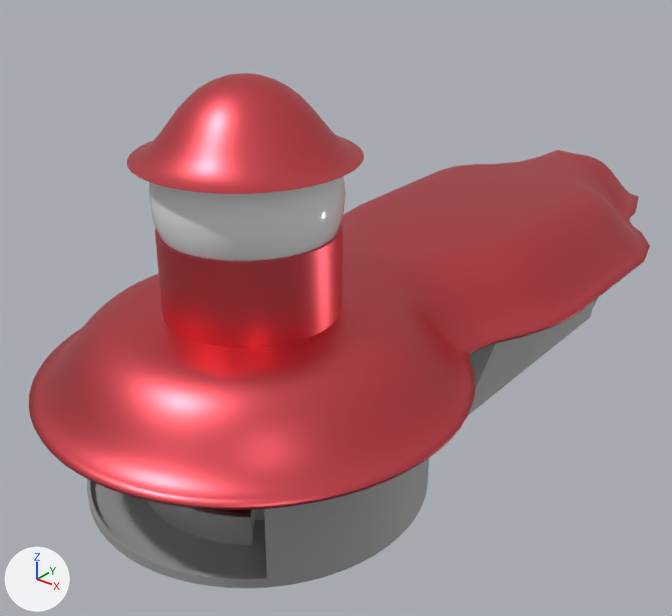
What one commit did to the Blender file Assets/Models/Spaceship.blend.
One viewpoint serves both versions: a 50 mm lens placed at (16.5, -16.9, 16.9), pointed at (-1.3, 5.3, 3.1). Lighting does not change. The marker at lower left points along +X, +Y and +Z.

The older version as bpy lines, for what is in view:
```python
ob_beziercircle = bpy.data.objects.new('BezierCircle', me_beziercircle)
ob_beziercircle.location = (0.0, 0.0, 10.64)
ob_controlpanel = bpy.data.objects.new('ControlPanel', me_circle_005)
ob_controlpanel.location = (0.0, 0.0, 0.0)
ob_crowsnesttunnel = bpy.data.objects.new('CrowsNestTunnel', me_circle_004)
ob_crowsnesttunnel.location = (0.0, 0.0, 0.0)
ob_roofprototype_001 = bpy.data.objects.new('RoofPrototype.001', me_outerwalls_004)
ob_roofprototype_001.location = (0.0, 0.0, 0.66)
ob_sphere = bpy.data.objects.new('Sphere', me_sphere)
ob_sphere.location = (0.0, 0.0, 4.45)
# also in view: 'WorkshopWalls' at (0.0, 13.6, 1.8); 'OuterWalls' at (0.0, 0.4, 1.6)
```
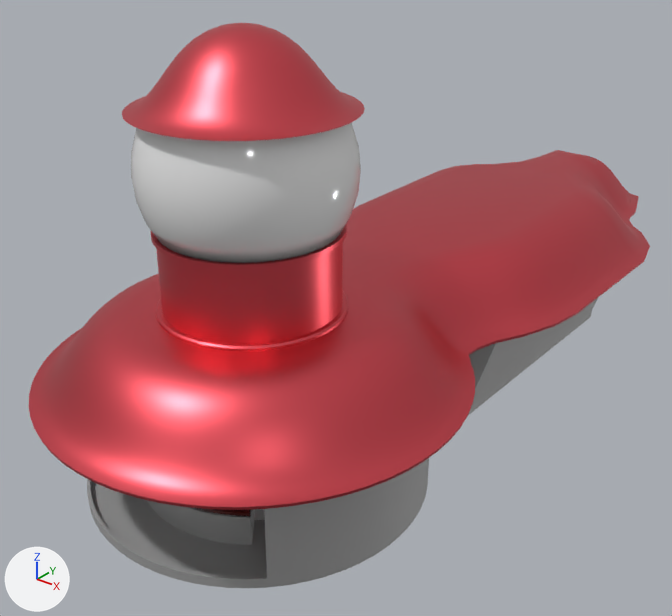
What the commit changed:
me_circle_004 is used by ob_crowsnesttunnel; location (0.0, 0.0, 0.0).
me_circle_004 had 256 vertices, 256 faces and spanned x -2.5..2.5, y -2.5..2.5, z 3.6..7.93.
me_circle_004 now has 768 vertices, 768 faces and spans x -2.66..2.66, y -2.66..2.66, z 3.6..7.93.
me_circle_004 part 1: 512 vertices added at x -2.66..2.66, y -2.66..2.66, z 5.47..7.93.
me_outerwalls_004 is used by ob_roofprototype_001; location (0.0, 0.0, 0.66).
me_outerwalls_004 had 1677 vertices, 1552 faces and spanned x -6.3..6.3, y -6.3..22.5, z 2.8..4.9.
me_outerwalls_004 now has 3482 vertices, 3299 faces and spans x -6.3..6.3, y -6.3..22.5, z 2.7..4.9.
me_outerwalls_004 part 2: 1805 vertices added at x -6.3..6.3, y -6.3..22.5, z 2.7..4.9.
Object 'RoofPrototype.001' (ob_roofprototype_001) loses its SOLIDIFY modifier named 'Solidify'.
Modifier setting removed (it was thickness = 0.1).
Object 'Sphere' (ob_sphere) is rescaled from (1.0, 1.0, 1.0) to (1.15, 1.15, 1.15).
Object 'BezierCircle' (ob_beziercircle) moves from (0.0, 0.0, 10.64) to (0.0, 0.0, 11.88).

Changed parts and their boxes [x1, y1, x2, y2] in the pictures (672 x 616 px):
'BezierCircle', moved
    before: [127, 73, 364, 194]
    after: [122, 23, 365, 141]
'Sphere', rescaled
    before: [149, 176, 346, 261]
    after: [131, 122, 361, 263]
'CrowsNestTunnel', reshaped
    before: [155, 221, 343, 348]
    after: [151, 224, 348, 351]
part 1 of me_circle_004, added (red)
    after: [151, 224, 348, 351]
part 2 of me_outerwalls_004, added (red)
    after: [35, 213, 644, 510]
